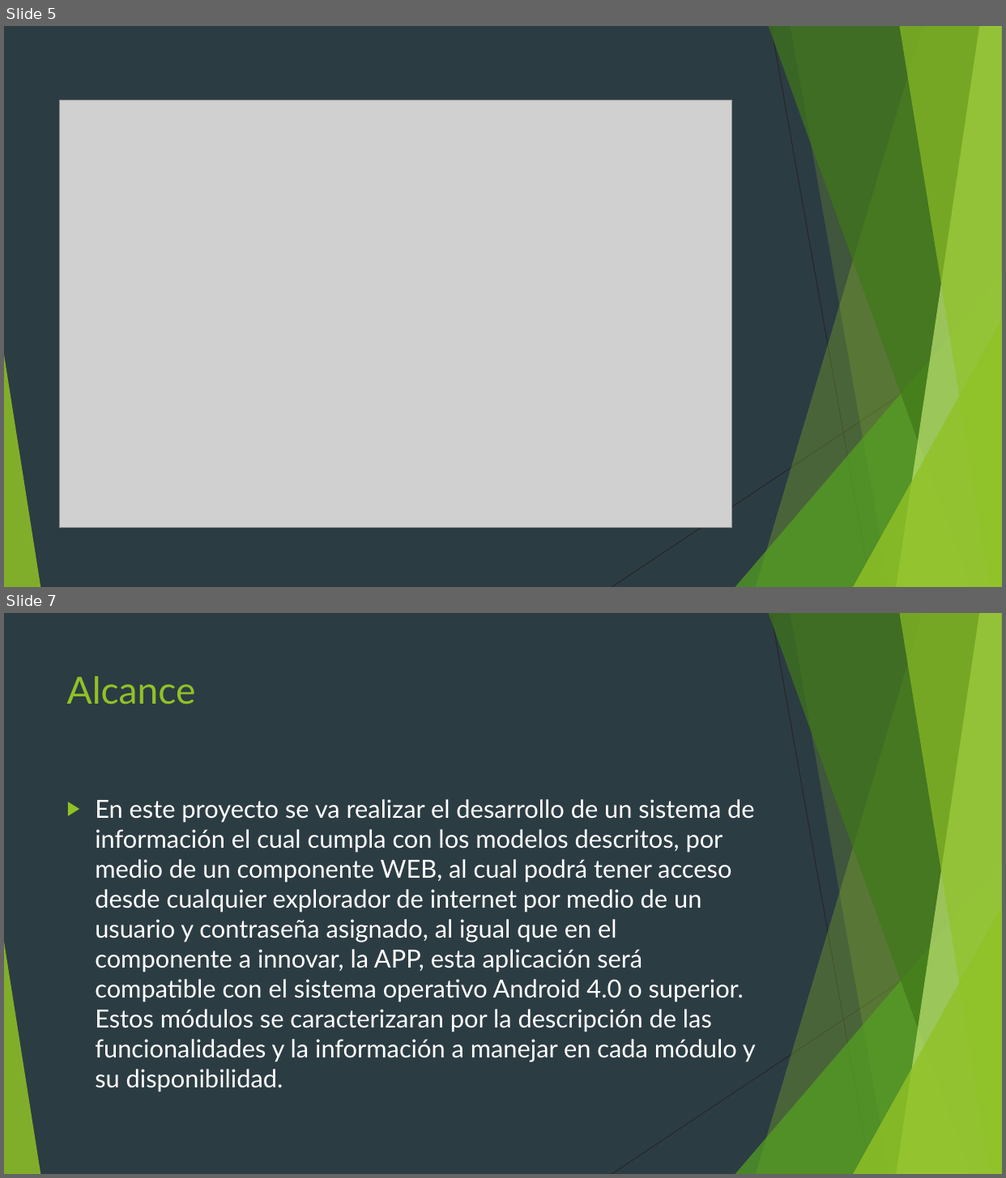
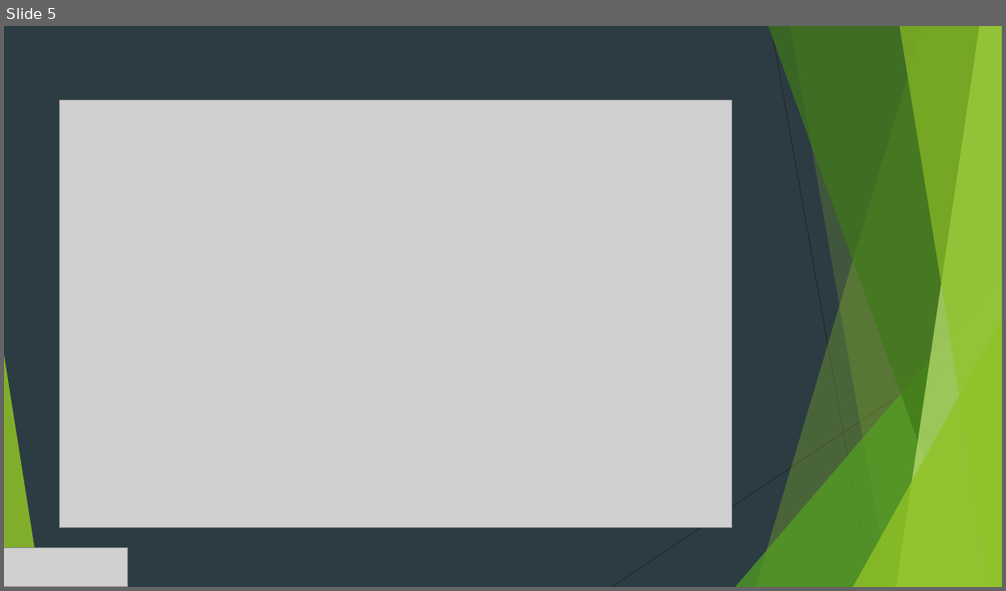
Before and after one commit to JefersonGuevara/Cru_Portal, a slide deck: Documentacion/SISTEMA DE INFORMACIÓN PARA LA GESTIÓN DE ADMISIONES.pptx. Shown one above the other, each under a label of ours: slides 5 and 7 before the commit, slide 5 after it; the slides between them are not shown. The pictures are 1006x1178 and 1006x591 pixels, drawn with LibreOffice and Linux fonts; fonts in the diff are those of the drawing; grey boxes stand for pictures. Boxes give left, top, right and bottom in pixels: in the first picture for what was removed or moved away, otherwise in the second. Text is boxed around its words. In the diff, an @@ line names an element or a change of style, - is before the commit and + after.

Commit message:
Actualizacion de Documentacion
Se realiza actualizacion del anteproyecto e acuerdo los items planteados.
Se agregan licencias de los ide trabajados

```diff
--- a/Documentacion/SISTEMA DE INFORMACIÓN PARA LA GESTIÓN DE ADMISIONES.pptx
+++ b/Documentacion/SISTEMA DE INFORMACIÓN PARA LA GESTIÓN DE ADMISIONES.pptx
@@ slide 7 removed at <box>4,613,1002,1174</box>, background #2C3C43; not listed: 10 template elements that a slide beside it also shows @@
@@ title removed at <box>67,676,196,705</box> @@
-Alcance
@@ text removed at <box>95,799,756,1093</box> @@
-▶ En este proyecto se va realizar el desarrollo de un sistema de información el cual cumpla con los modelos descritos, por medio de un componente WEB, al cual podrá tener acceso desde cualquier explorador de internet por medio de un usuario y contraseña asignado, al igual que en el componente a innovar, la APP, esta aplicación será compatible con el sistema operativo Android 4.0 o superior. Estos módulos se caracterizaran por la descripción de las funcionalidades y la información a manejar en cada módulo y su disponibilidad.
@@ slide 5 changed as well @@
@@ picture added at <box>4,548,128,587</box> @@
```
Also in this commit, not shown: 11 other slides changed, 19 slides added, 7 other slides removed, 7 other files.
